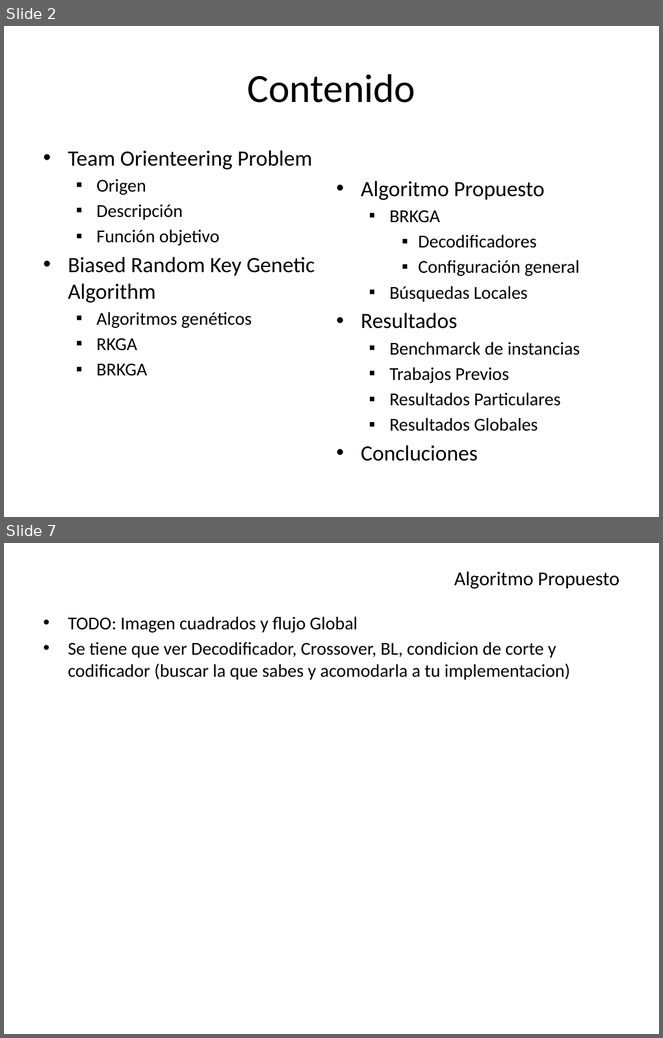
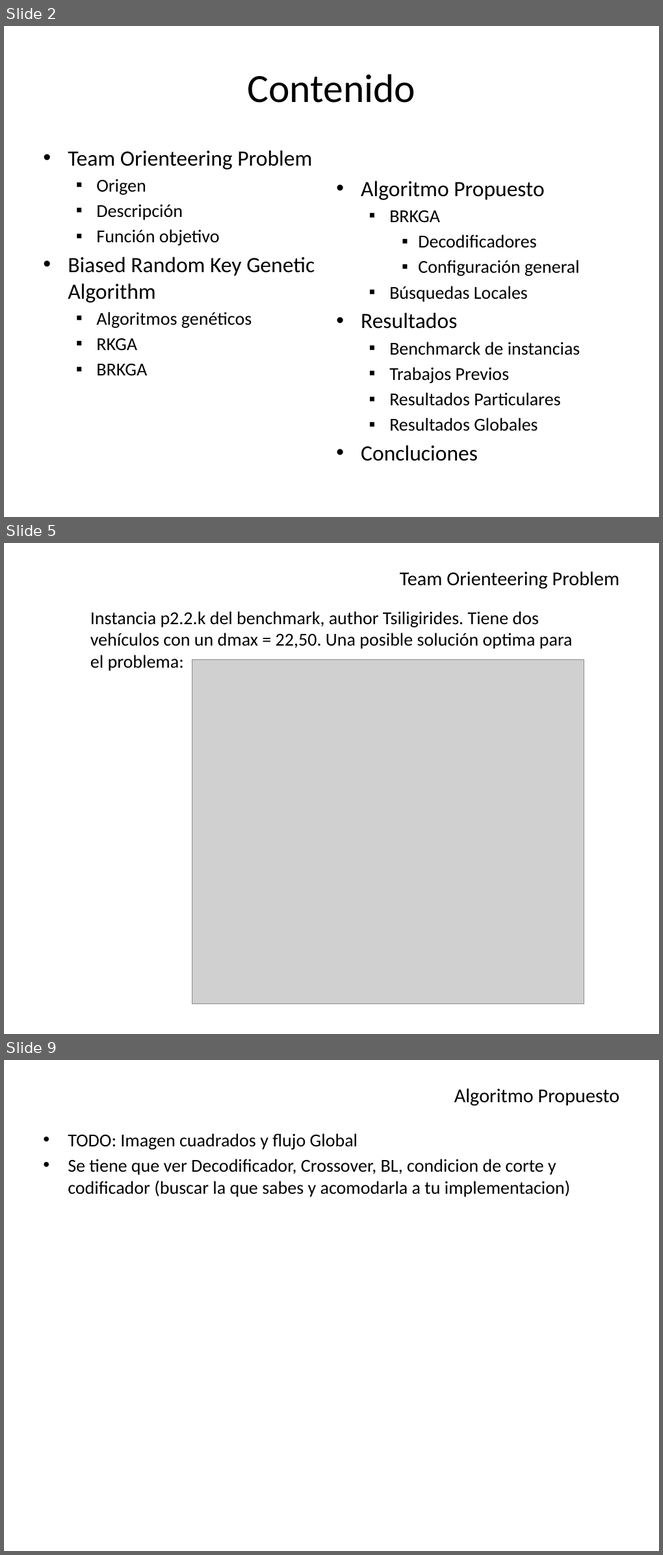
Before and after one commit to Aleitox/TopBrkga, a slide deck: TesisPaper/Defensa/Biased Random Key Genetic Algorithm.pptx. Shown one above the other, each under a label of ours: slides 2 and 7 before the commit, slides 2, 5 and 9 after it; the slides between them are not shown. The pictures are 663x1038 and 663x1555 pixels, drawn with LibreOffice and Linux fonts; fonts in the diff are those of the drawing; grey boxes stand for pictures. Boxes give left, top, right and bottom in pixels: in the first picture for what was removed or moved away, otherwise in the second. Text is boxed around its words. In the diff, an @@ line names an element or a change of style, - is before the commit and + after.

```diff
--- a/TesisPaper/Defensa/Biased Random Key Genetic Algorithm.pptx
+++ b/TesisPaper/Defensa/Biased Random Key Genetic Algorithm.pptx
@@ slide 5 added at bbox=[4, 543, 659, 1034], background #FFFFFF @@
@@ title added at bbox=[400, 572, 620, 589], 21.6 pt, text #000000 @@
+Team Orienteering Problem
@@ text added at bbox=[90, 611, 573, 671], 20 pt, text #000000 @@
+Instancia p2.2.k del benchmark, author Tsiligirides. Tiene dos vehículos con un dmax = 22,50. Una posible solución optima para el problema:
@@ picture added at bbox=[192, 659, 584, 1005] @@
@@ what was slide 7 is now slide 9 @@
```
Also in this commit, not shown: 6 slides changed, 6 other slides added, 5 other files.
